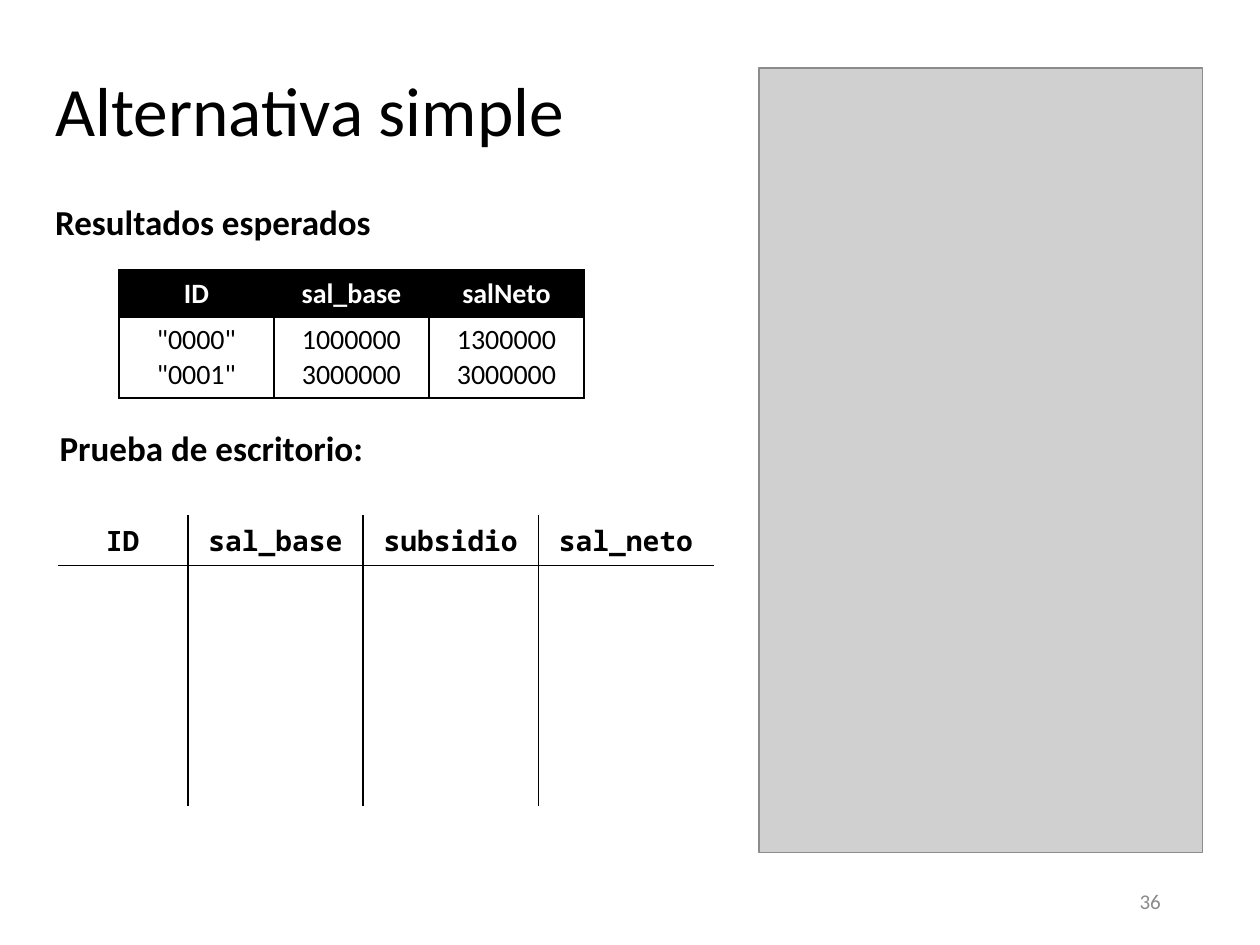
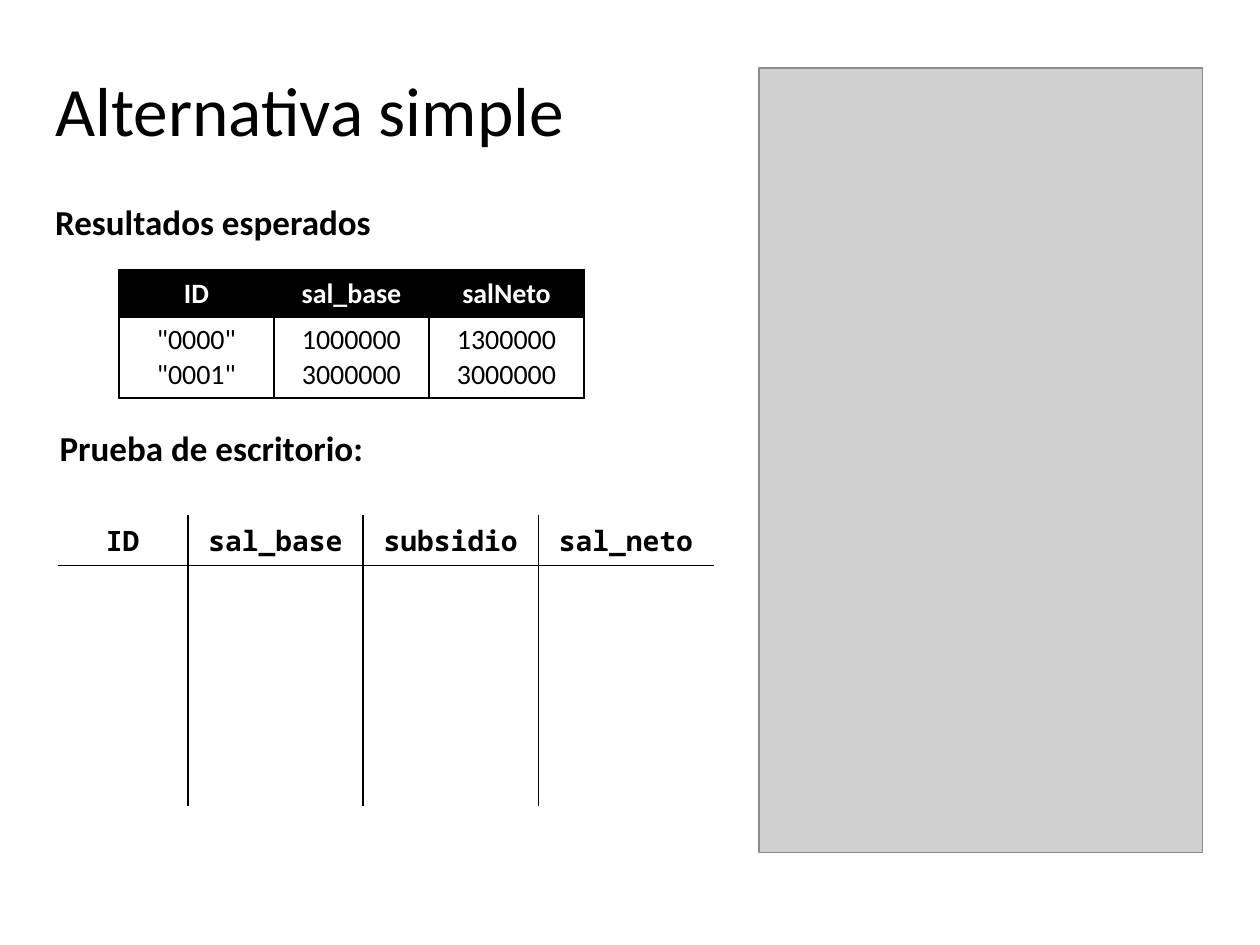
Before and after one commit to algoritmos-UdeA/logica1-20262, a slide deck: slide 36 of clases/5/teoria/clase-05.pptx. Drawn at 1260x945 pixels with LibreOffice and Linux fonts; fonts in the diff are those of the drawing; grey boxes stand for pictures. Boxes give left, top, right and bottom in pixels: in the first picture for what was removed or moved away, otherwise in the second. Text is boxed around its words. In the diff, an @@ line names an element or a change of style, - is before the commit and + after.

```diff
--- a/clases/5/teoria/clase-05.pptx
+++ b/clases/5/teoria/clase-05.pptx
@@ page number removed at (1140,895,1161,909) @@
-36
```
Also in this commit, not shown: 27 other slides changed, 2 other files.
